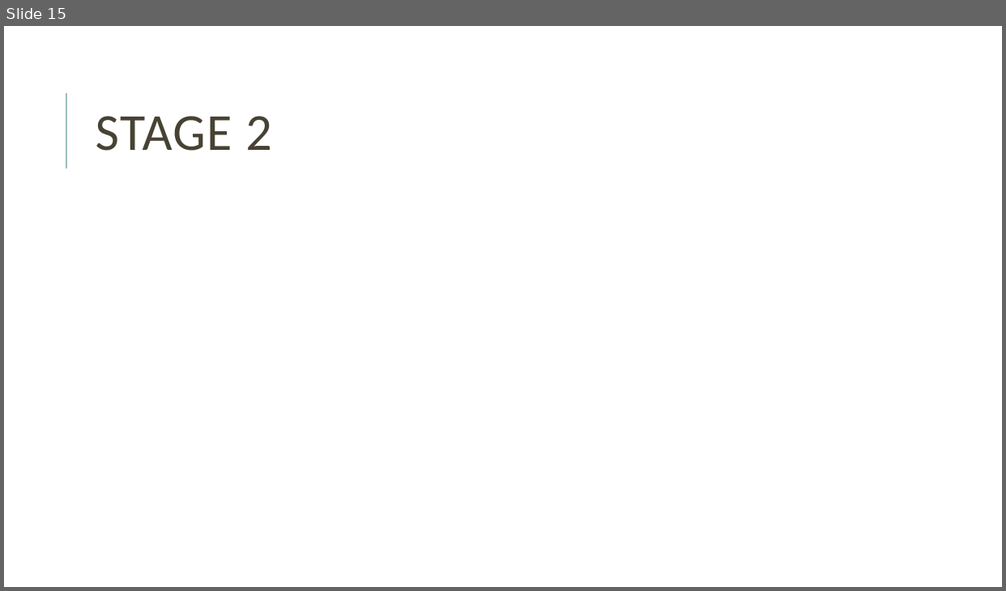
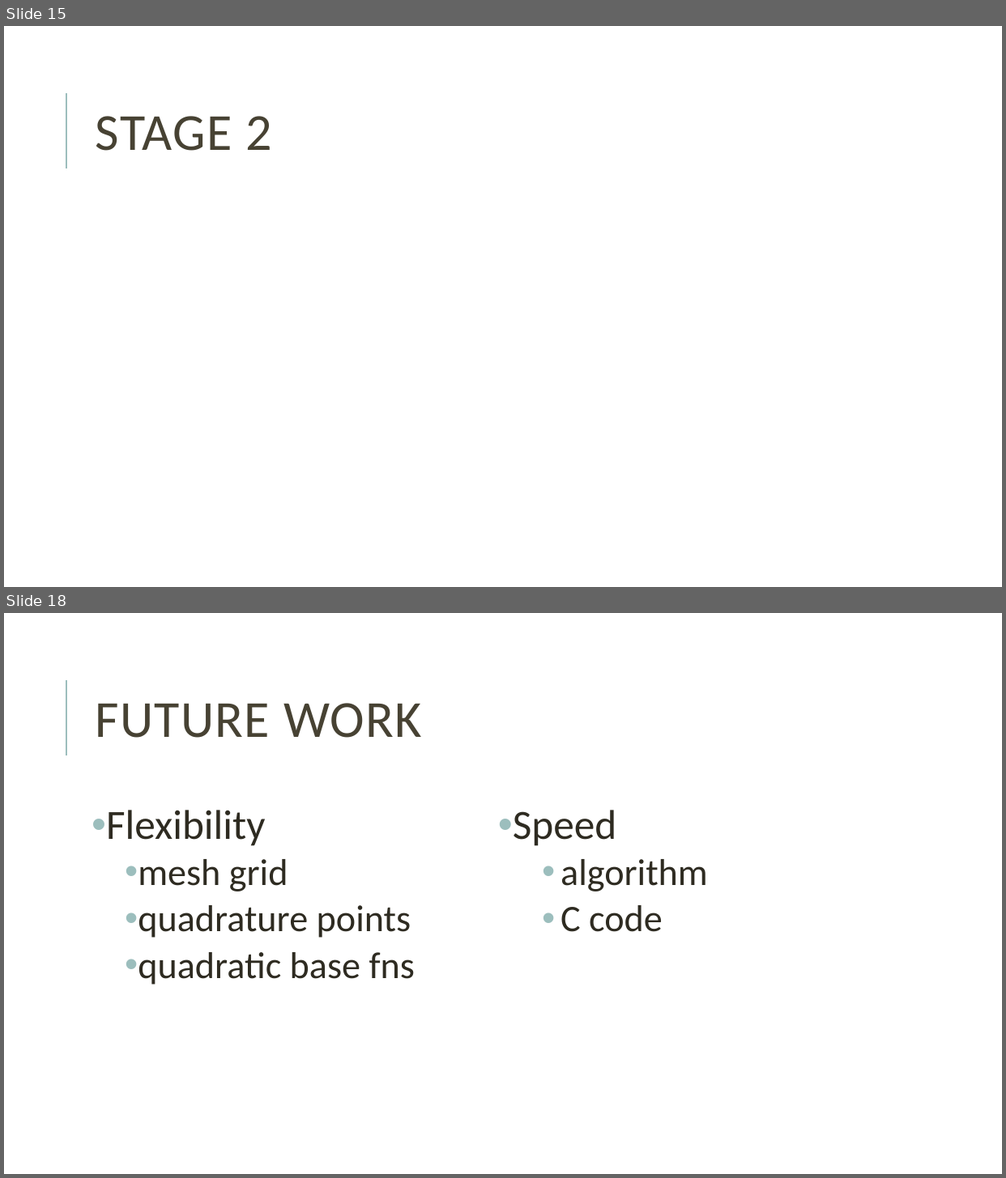
Before and after one commit to mblai35/Phase-FieldModelingFEM, a slide deck: PFMFEM.pptx. Shown one above the other, each under a label of ours: slide 15 before the commit, slides 15 and 18 after it; the slides between them are not shown. The pictures are 1006x591 and 1006x1178 pixels, drawn with LibreOffice and Linux fonts; fonts in the diff are those of the drawing; grey boxes stand for pictures. Boxes give left, top, right and bottom in pixels: in the first picture for what was removed or moved away, otherwise in the second. Text is boxed around its words. In the diff, an @@ line names an element or a change of style, - is before the commit and + after.

```diff
--- a/PFMFEM.pptx
+++ b/PFMFEM.pptx
@@ slide 18 added at <box>4,613,1002,1174</box>, background #FFFFFF; not listed: 1 template element that a slide beside it also shows @@
@@ title added at <box>96,703,422,738</box>, 50 pt, text #474233 @@
+FUTURE WORK
@@ text added at <box>106,810,415,985</box>, 36 pt, text #2E2B21 @@
+• Flexibility
+  • mesh grid
+  • quadrature points
+  • quadratic base fns
@@ text added at <box>513,810,708,932</box>, 36 pt, text #2E2B21 @@
+• Speed
+  • algorithm
+  • C code
```
Also in this commit, not shown: 2 other slides added, 4 other files.
